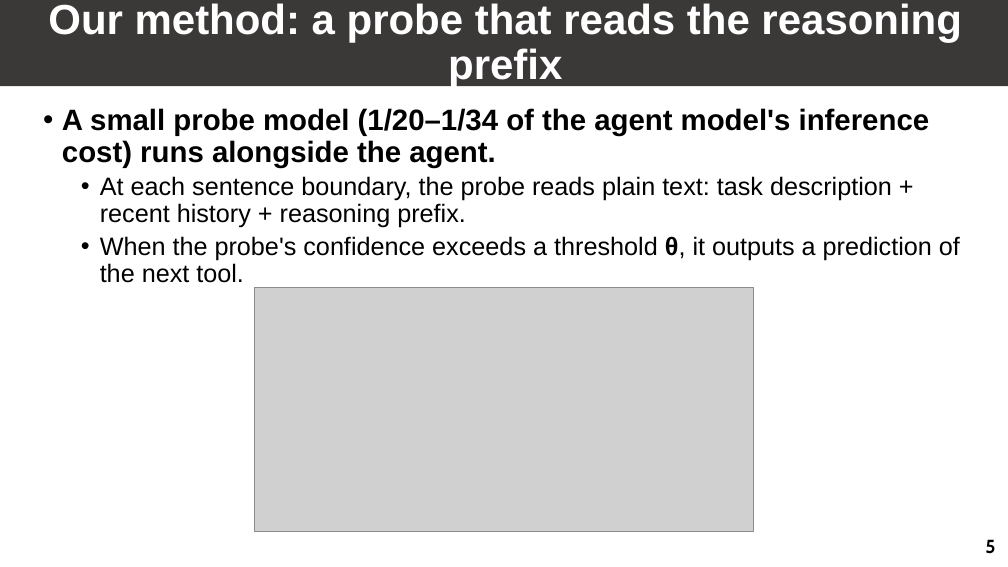
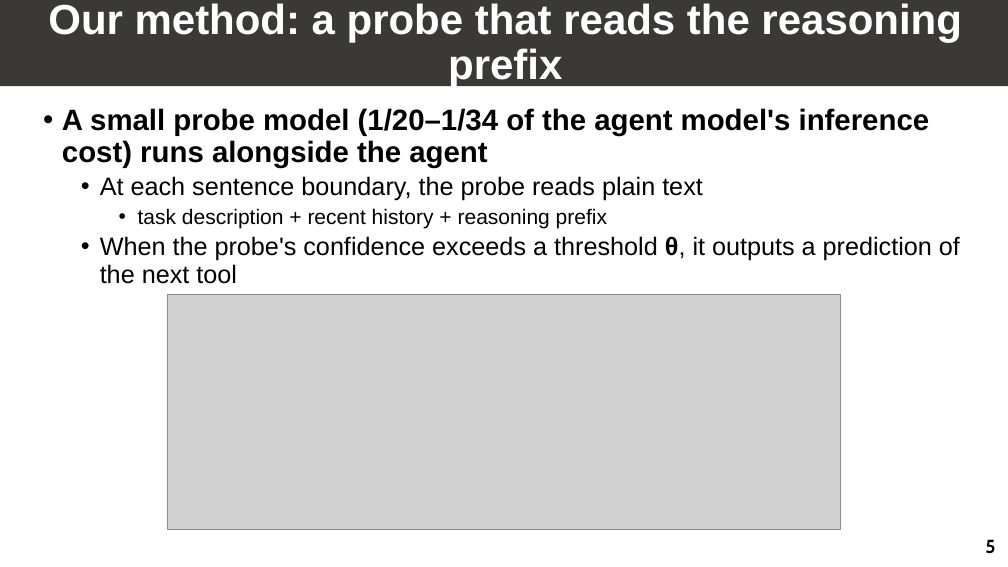
Before and after one commit to GuoYibo233/probe-agent, a slide deck: slide 6 of talks/20260809/slides.pptx. Drawn at 1008x567 pixels with LibreOffice and Linux fonts; fonts in the diff are those of the drawing; grey boxes stand for pictures. Boxes give left, top, right and bottom in pixels: in the first picture for what was removed or moved away, otherwise in the second. Text is boxed around its words. In the diff, an @@ line names an element or a change of style, - is before the commit and + after.

```diff
--- a/talks/20260809/slides.pptx
+++ b/talks/20260809/slides.pptx
@@ text at box(62, 108, 960, 284): text changed @@
-• A small probe model (1/20–1/34 of the agent model's inference cost) runs alongside the agent.
-  • At each sentence boundary, the probe reads plain text: task description + recent history + reasoning prefix.
-  • When the probe's confidence exceeds a threshold θ, it outputs a prediction of the next tool.
+• A small probe model (1/20–1/34 of the agent model's inference cost) runs alongside the agent
+  • At each sentence boundary, the probe reads plain text
+    • task description + recent history + reasoning prefix
+  • When the probe's confidence exceeds a threshold θ, it outputs a prediction of the next tool
@@ picture: place and size @@
-picture at box(255, 287, 754, 532)
+picture at box(168, 295, 841, 530)
```
Also in this commit, not shown: 12 other slides changed, 16 other files.
